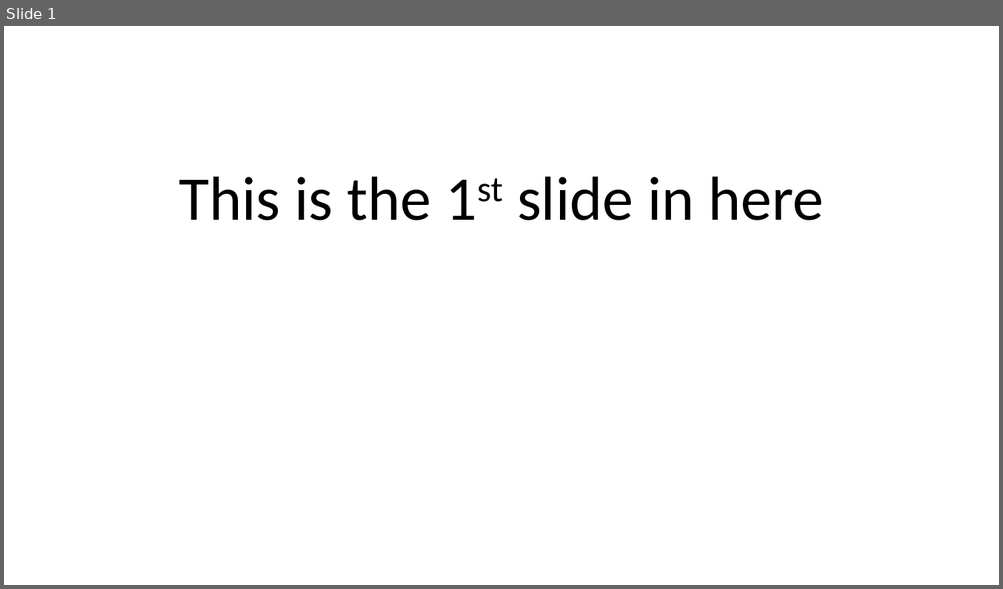
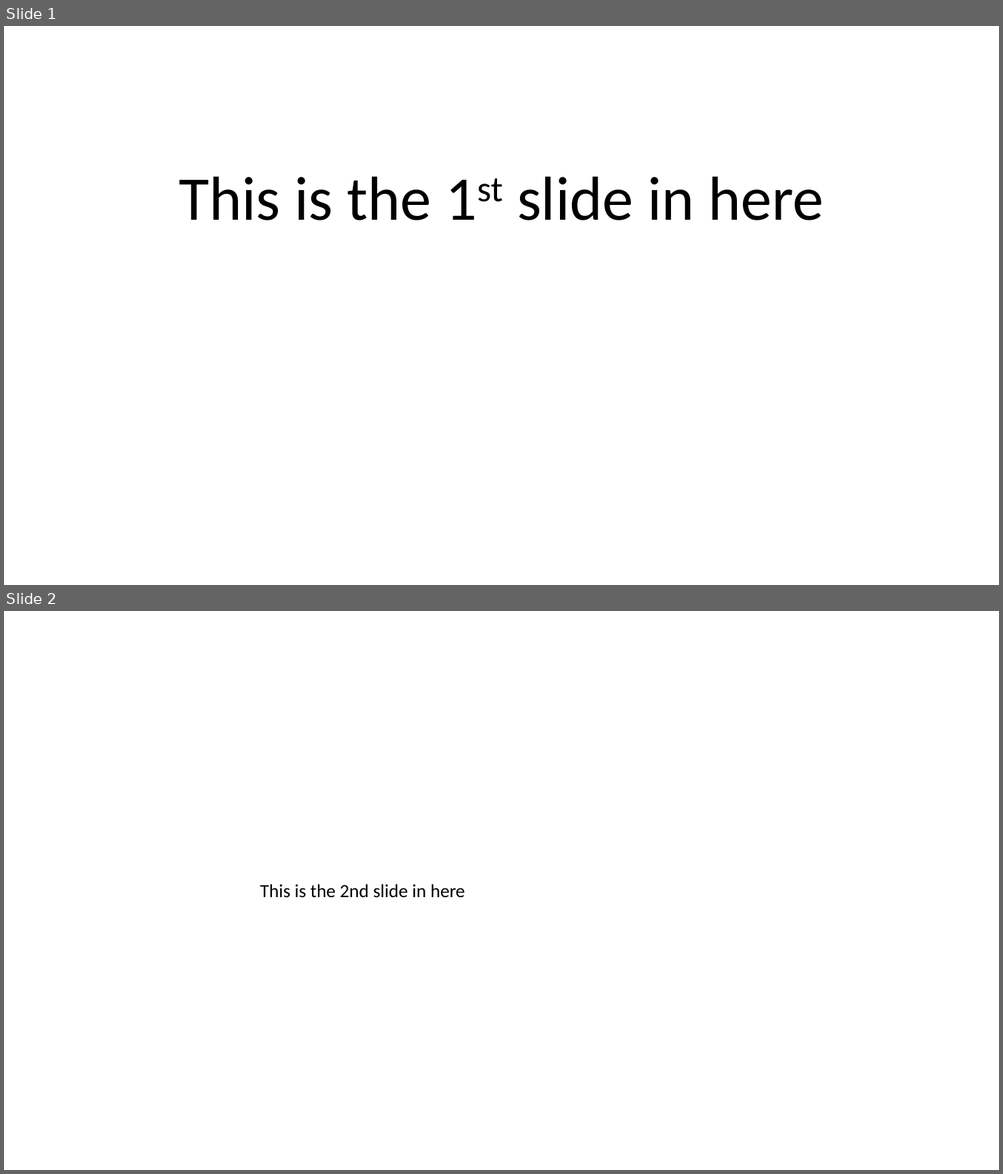
Before and after one commit to Aaravi/Git_Practice, a slide deck: PPT1.pptx. Shown one above the other, each under a label of ours: slide 1 before the commit, slides 1 and 2 after it. The pictures are 1003x589 and 1003x1174 pixels, drawn with LibreOffice and Linux fonts; fonts in the diff are those of the drawing. Boxes give left, top, right and bottom in pixels: in the first picture for what was removed or moved away, otherwise in the second. Text is boxed around its words. In the diff, an @@ line names an element or a change of style, - is before the commit and + after.

```diff
--- a/PPT1.pptx
+++ b/PPT1.pptx
@@ slide 2 added at [4,611,999,1170], background #FFFFFF @@
@@ text added at [260,884,465,898], 18 pt, text #000000 @@
+This is the 2nd slide in here
```
Also in this commit, not shown: 1 other file.
